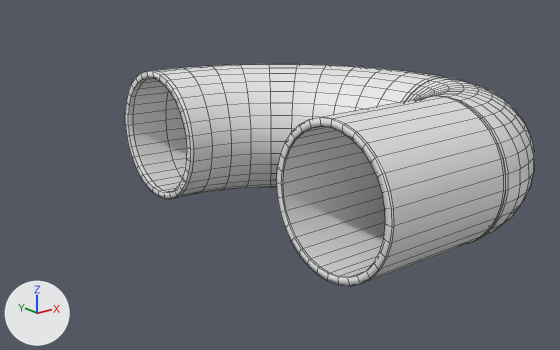
What one commit did to the FBX model Assets/Prefabs/CubeMazeSegments.fbx.
Both versions are drawn from a camera (50 mm lens) standing at (-6.81, -6.33, 3.02) and looking at (-0.15, 1.99, -0.31). Arrows for +X, +Y and +Z are at lower left; the lights stay in place. The first picture is the older version. Mesh edges are drawn as thin lines. Where no turn or scale is listed for an object, it has been applied to the vertices.

Names of what the first picture shows: 'CurveBig', 'CurveSmall', 'Straight'.
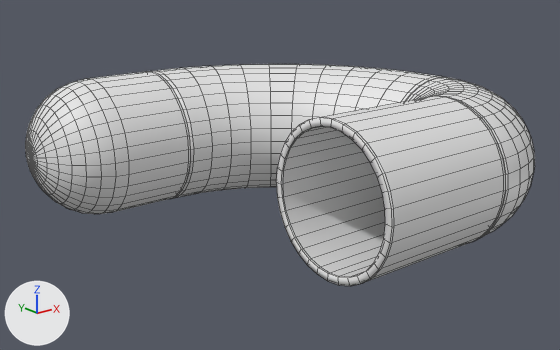
The newer file is also rescaled (x0.5) as a whole; pictures and numbers use the older file's frame.

What differs and where, as boxes (x1, y1, x2, y2) in the pictures (560 x 350 px):
'End', added: after (25, 71, 191, 214)

Edits to the bpy script that builds the scene:
```text
Add me_cylinder_006:
    me_cylinder_006.from_pydata(...)  # 642 vertices, 672 faces; spans x -1.0..1.0, y -1.0..1.0, z -1.0..1.0
Add ob_end:
    ob_end = bpy.data.objects.new('End', me_cylinder_006)
    ob_end.location = (-2.0, 4.0, 0.0)
```
